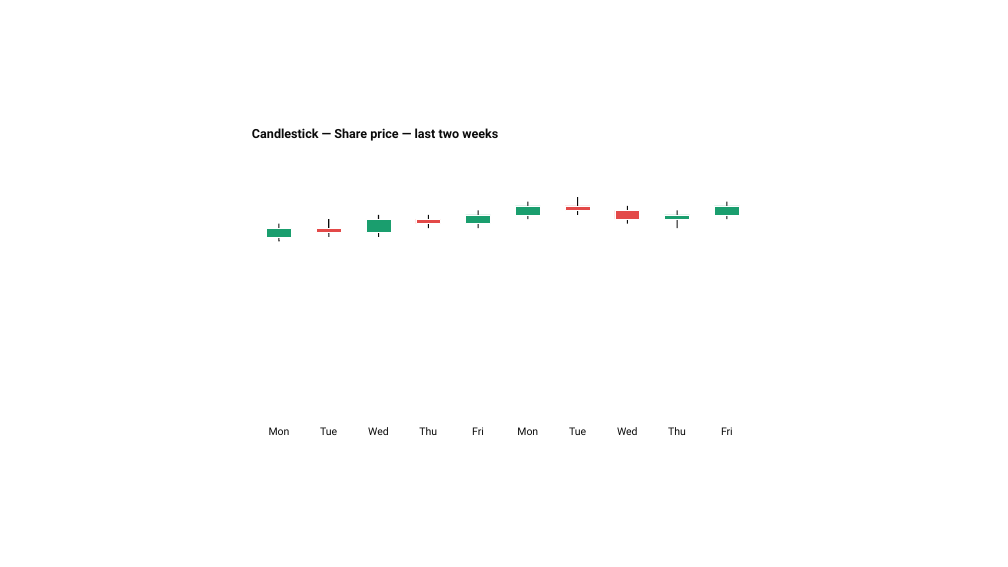
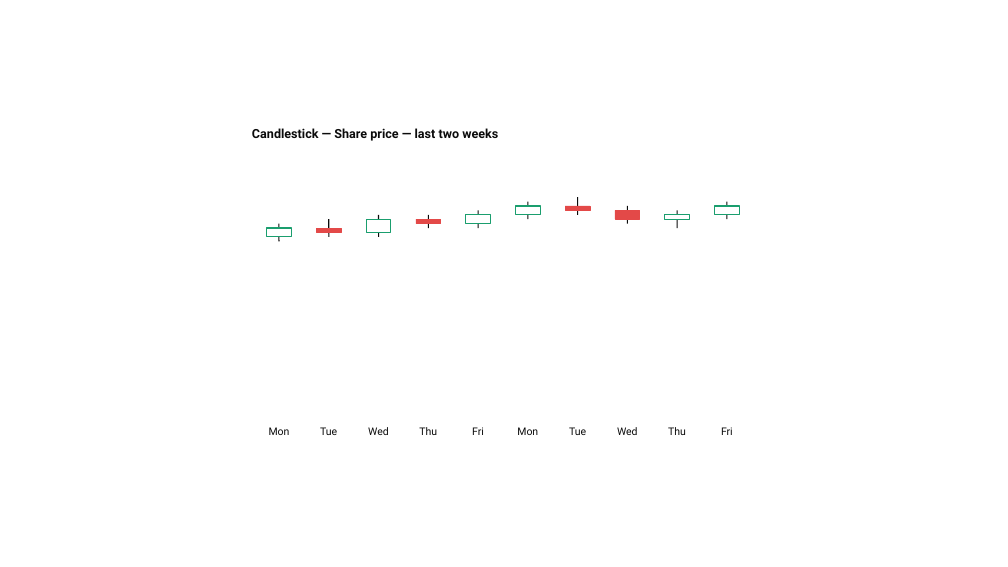
Before and after one commit to dannbleeker/PowerChart, a slide deck: slide 25 of examples/showcase.pptx. Drawn at 1008x567 pixels with LibreOffice and Linux fonts; fonts in the diff are those of the drawing. Boxes give left, top, right and bottom in pixels: in the first picture for what was removed or moved away, otherwise in the second. Text is boxed around its words. In the diff, an @@ line names an element or a change of style, - is before the commit and + after.

```diff
--- a/examples/showcase.pptx
+++ b/examples/showcase.pptx
@@ rectangle at (566, 206, 591, 211): outline #FFFFFF 0.5 pt to #E34948 0.5 pt @@
@@ fill #1A9E6E to #FFFFFF; outline #FFFFFF 0.5 pt to #1A9E6E 1 pt in 6 elements at (267, 228, 292, 237), (366, 219, 391, 232), (466, 215, 491, 224), (516, 206, 541, 216), (665, 215, 690, 219), (715, 206, 740, 216) @@
@@ rectangle at (615, 210, 640, 219): outline #FFFFFF 0.5 pt to #E34948 0.5 pt @@
```
Also in this commit, not shown: 1 other slide changed, 10 other files.
